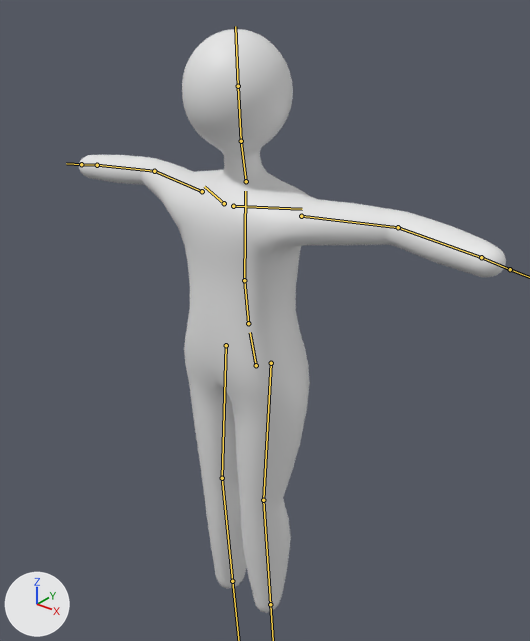
Renders of the FBX model Assets/Objects/Animations/char.fbx from each side of a commit.
One viewpoint serves both versions: a 50 mm camera at (4.38, -5.19, 7.1) aimed at (0.3, -0.09, 3.94). The lights are fixed; the arrows at lower left show +X, +Y and +Z. The bones that bend it are drawn over the model as lines. Materials are left out; every surface is plain grey.
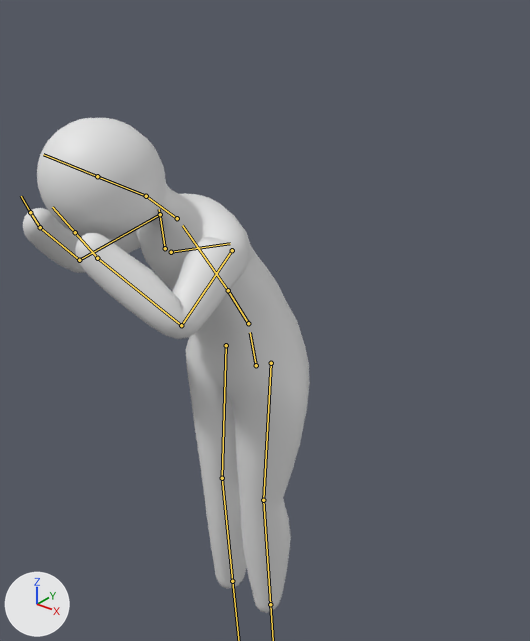
The newer file adds an action. The first version stands in its rest pose; the second is drawn at frame 31 of the action 'metarig|BadMemory'.

Edits to the bpy script that builds the scene:
```text
Change bone_spine:
    where bone_spine = bpy.data.objects['metarig'].pose.bones['spine']  # child of 'hips'
    bone_spine.rotation_quaternion: (1.0, 0.0, 0.0, 0.0) -> (0.972, 0.198, -0.119, 0.038)  # degrees (0, 0, 0) -> degrees (23, -14, 2)
Change bone_chest:
    where bone_chest = bpy.data.objects['metarig'].pose.bones['chest']  # child of 'spine'
    bone_chest.rotation_quaternion: (1.0, 0.0, 0.0, 0.0) -> (0.995, 0.098, 0.0, 0.0)  # degrees (0, 0, 0) -> degrees (11, 0, 0)
Change bone_neck:
    where bone_neck = bpy.data.objects['metarig'].pose.bones['neck']  # child of 'chest'
    bone_neck.rotation_quaternion: (1.0, 0.0, 0.0, 0.0) -> (0.999, 0.049, 0.0, 0.0)  # degrees (0, 0, 0) -> degrees (6, 0, 0)
Change bone_head:
    where bone_head = bpy.data.objects['metarig'].pose.bones['head']  # child of 'neck'
    bone_head.rotation_quaternion: (1.0, 0.0, 0.0, 0.0) -> (0.988, 0.155, 0.0, 0.0)  # degrees (0, 0, 0) -> degrees (18, 0, 0)
Change bone_upper_arm_l:
    where bone_upper_arm_l = bpy.data.objects['metarig'].pose.bones['upper_arm.L']  # child of 'shoulder.L'
    bone_upper_arm_l.rotation_quaternion: (1.0, 0.0, 0.0, 0.0) -> (0.619, 0.579, -0.472, -0.243)  # degrees (0, 0, 0) -> degrees (97, -18, -63)
Change bone_forearm_l:
    where bone_forearm_l = bpy.data.objects['metarig'].pose.bones['forearm.L']  # child of 'upper_arm.L'
    bone_forearm_l.rotation_quaternion: (1.0, 0.0, 0.0, 0.0) -> (0.762, 0.469, -0.293, -0.336)  # degrees (0, 0, 0) -> degrees (67, -8, -53)
Change bone_hand_l:
    where bone_hand_l = bpy.data.objects['metarig'].pose.bones['hand.L']  # child of 'forearm.L'
    bone_hand_l.rotation_quaternion: (1.0, 0.0, 0.0, 0.0) -> (0.994, 0.008, -0.014, 0.106)  # degrees (0, 0, 0) -> degrees (1, -2, 12)
Change bone_upper_arm_r:
    where bone_upper_arm_r = bpy.data.objects['metarig'].pose.bones['upper_arm.R']  # child of 'shoulder.R'
    bone_upper_arm_r.rotation_quaternion: (1.0, 0.0, 0.0, 0.0) -> (0.626, 0.588, 0.438, 0.263)  # degrees (0, 0, 0) -> degrees (95, 14, 61)
Change bone_forearm_r:
    where bone_forearm_r = bpy.data.objects['metarig'].pose.bones['forearm.R']  # child of 'upper_arm.R'
    bone_forearm_r.rotation_quaternion: (1.0, 0.0, 0.0, 0.0) -> (0.827, 0.557, 0.001, 0.081)  # degrees (0, 0, 0) -> degrees (68, -5, 8)
Change bone_hand_r:
    where bone_hand_r = bpy.data.objects['metarig'].pose.bones['hand.R']  # child of 'forearm.R'
    bone_hand_r.rotation_quaternion: (1.0, 0.0, 0.0, 0.0) -> (0.992, -0.029, -0.003, -0.126)  # degrees (0, 0, 0) -> degrees (-3, -1, -14)
```

Changed parts and their boxes [x1, y1, x2, y2] in the pictures (530 x 641 px):
'Cube', posed (33% narrower, 15% shorter)
    before: [79, 29, 506, 613]
    after: [23, 118, 310, 613]
bone 'spine', root to tip
    before: (248, 323) to (244, 280)
    after: (248, 323) to (228, 290)
bone 'chest', root to tip
    before: (244, 280) to (245, 191)
    after: (228, 290) to (182, 225)
bone 'neck', root to tip
    before: (246, 181) to (241, 141)
    after: (177, 218) to (146, 196)
bone 'head', root to tip
    before: (241, 141) to (238, 86)
    after: (146, 196) to (97, 176)
bone 'upper_arm.L', root to tip
    before: (301, 216) to (398, 227)
    after: (232, 250) to (181, 325)
bone 'forearm.L', root to tip
    before: (398, 227) to (481, 257)
    after: (181, 325) to (97, 258)
bone 'hand.L', root to tip
    before: (481, 257) to (510, 269)
    after: (97, 258) to (75, 232)
bone 'upper_arm.R', root to tip
    before: (202, 191) to (154, 171)
    after: (160, 214) to (79, 260)
bone 'forearm.R', root to tip
    before: (154, 171) to (97, 165)
    after: (79, 260) to (40, 227)
bone 'hand.R', root to tip
    before: (97, 165) to (81, 164)
    after: (40, 227) to (30, 212)
